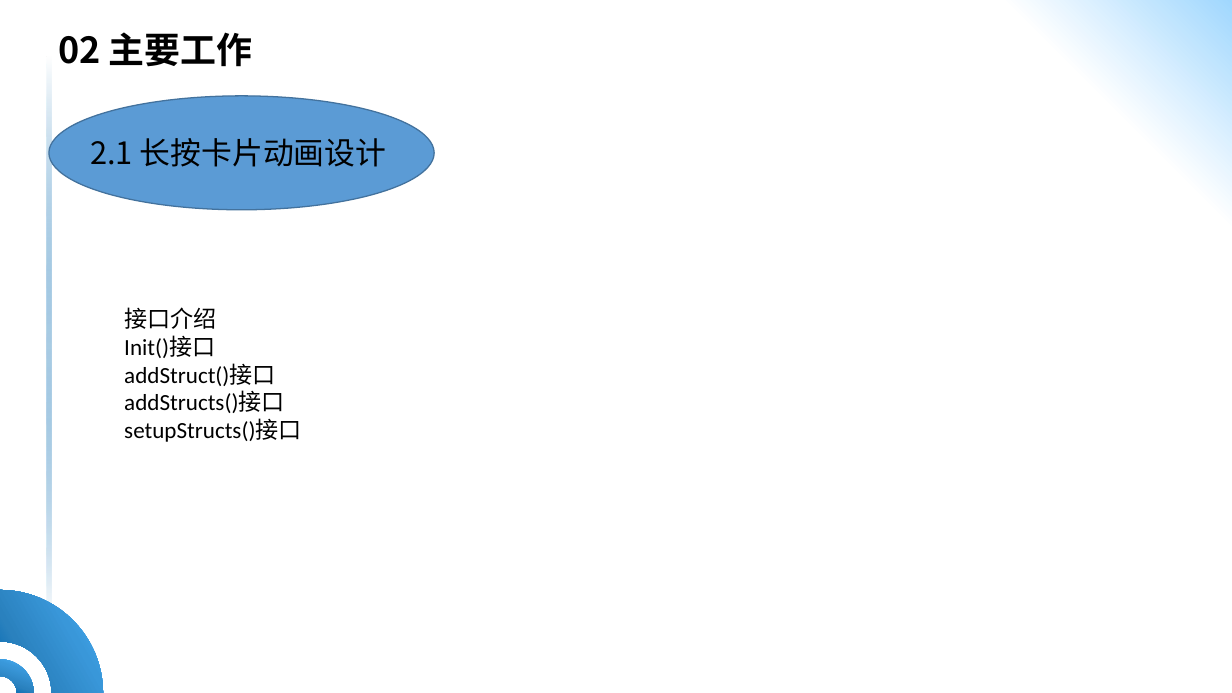
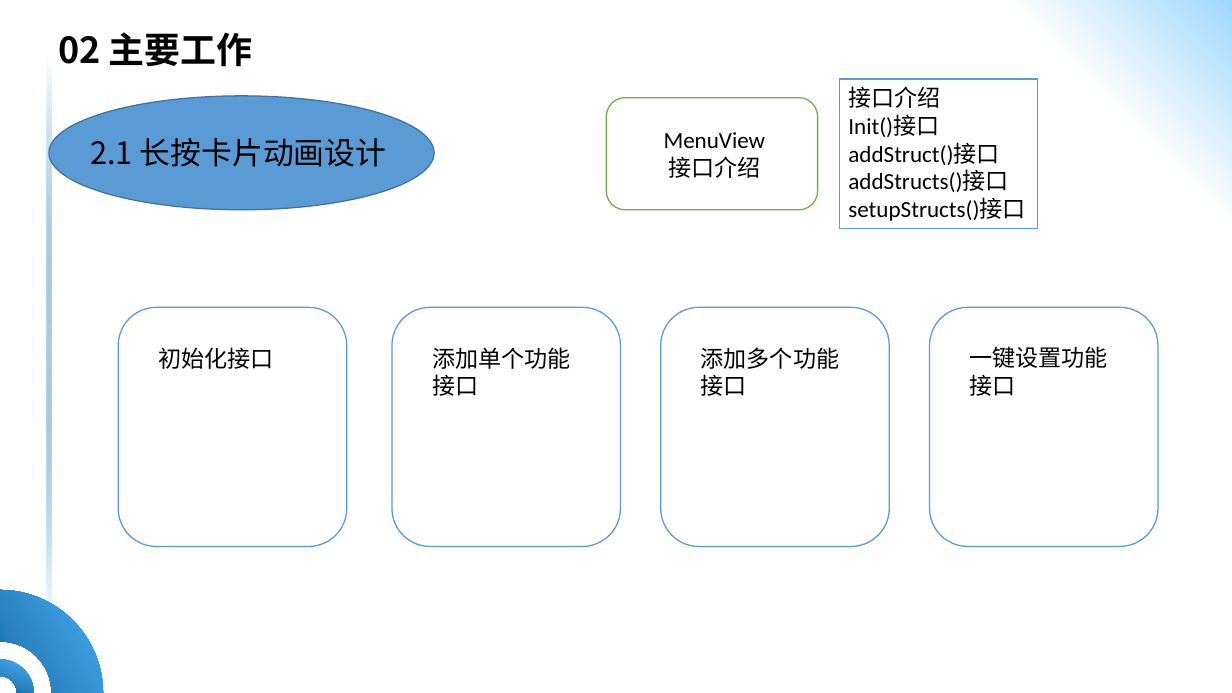
Before and after one commit to HQ-L/ppt-10.27, a slide deck: slide 8 of 答辩ppt-李慧奇.pptx. Drawn at 1232x693 pixels with LibreOffice and Linux fonts; fonts in the diff are those of the drawing; background and template pictures are left out. Boxes give left, top, right and bottom in pixels: in the first picture for what was removed or moved away, otherwise in the second. Text is boxed around its words. In the diff, an @@ line names an element or a change of style, - is before the commit and + after.

```diff
--- a/答辩ppt-李慧奇.pptx
+++ b/答辩ppt-李慧奇.pptx
@@ rectangle "接口介绍": place and size @@
-rectangle "接口介绍" at (124, 307, 302, 442)
+rectangle "接口介绍" at (839, 79, 1037, 229)
@@ rectangle "接口介绍" at (839, 79, 1037, 229): fill none to #FFFFFF; outline none to #5B9BD5 1 pt @@
@@ rounded rectangle added at (606, 98, 818, 210), fill #FFFFFF, outline #70AD47 1 pt @@
@@ text added at (664, 132, 766, 178), 18 pt, text #000000 @@
+MenuView
+接口介绍
@@ rounded rectangle added at (118, 308, 347, 547), fill #FFFFFF, outline #5B9BD5 1 pt @@
@@ rounded rectangle added at (392, 308, 620, 547), fill #FFFFFF, outline #5B9BD5 1 pt @@
@@ rounded rectangle added at (661, 308, 889, 547), fill #FFFFFF, outline #5B9BD5 1 pt @@
@@ rounded rectangle added at (930, 308, 1158, 547), fill #FFFFFF, outline #5B9BD5 1 pt @@
@@ text added at (158, 347, 273, 369), 18 pt, text #000000 @@
+初始化接口
@@ text added at (432, 347, 571, 396), 18 pt, text #000000 @@
+添加单个功能接口
@@ text added at (701, 347, 840, 396), 18 pt, text #000000 @@
+添加多个功能接口
@@ text added at (969, 346, 1108, 396), 18 pt, text #000000 @@
+一键设置功能接口
```
Also in this commit, not shown: 1 other slide changed, 1 other file.
